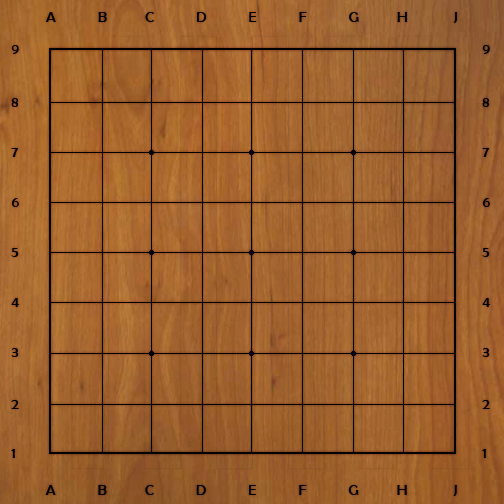
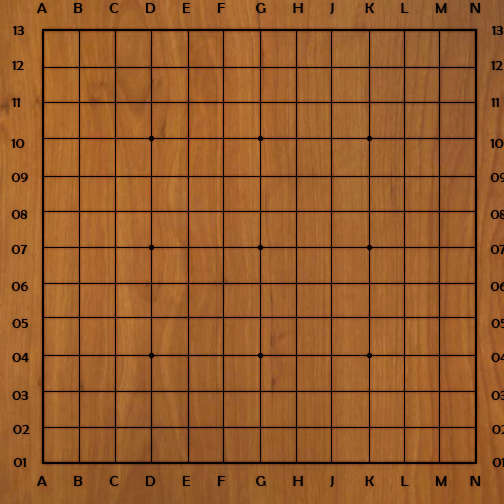
Before/after of a 504px x 504px layered artwork. What changed in the layer stack:
hid group "9x9" (24 layers) over (10, 9, 493, 498)
showed group "13x13" (26 layers) over (10, 1, 504, 490)
